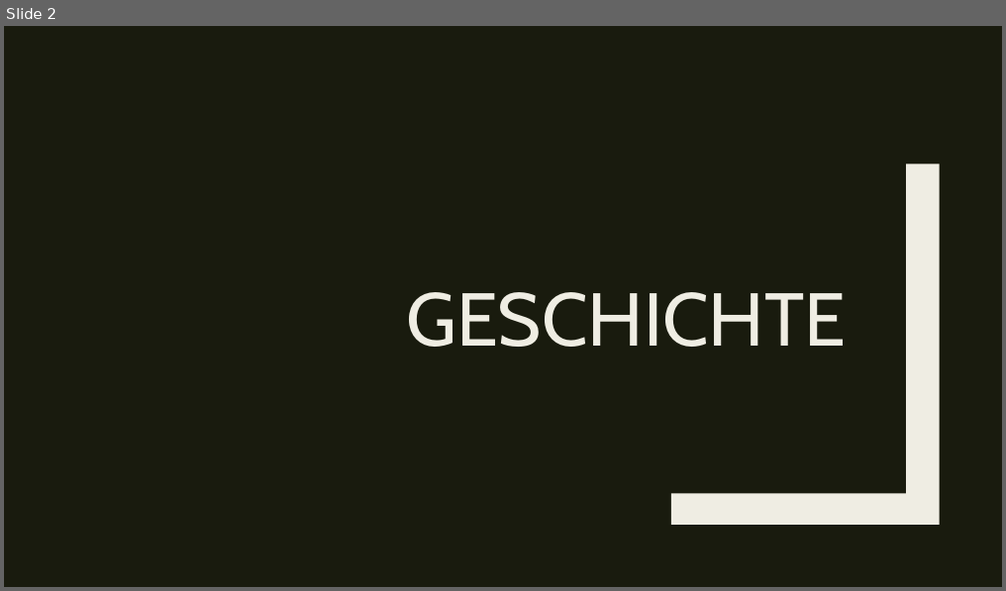
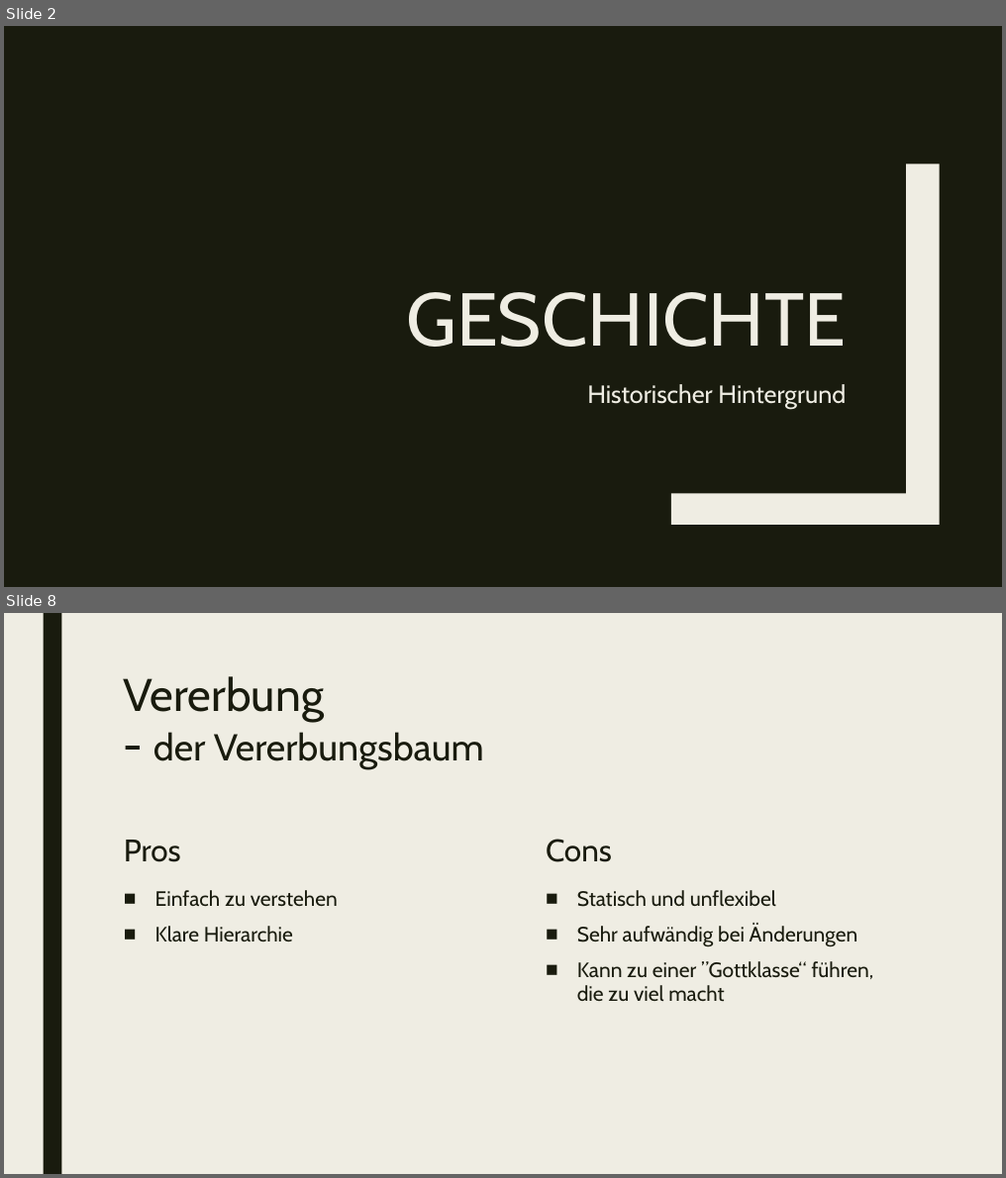
Before and after one commit to WahresDoUFi/Barcamp, a slide deck: composition_over_inheritance.pptx. Shown one above the other, each under a label of ours: slide 2 before the commit, slides 2 and 8 after it; the slides between them are not shown. The pictures are 1006x591 and 1006x1178 pixels, drawn with LibreOffice and Linux fonts; fonts in the diff are those of the drawing. Boxes give left, top, right and bottom in pixels: in the first picture for what was removed or moved away, otherwise in the second. Text is boxed around its words. In the diff, an @@ line names an element or a change of style, - is before the commit and + after.

Commit message:
add more pros and cons

```diff
--- a/composition_over_inheritance.pptx
+++ b/composition_over_inheritance.pptx
@@ slide 8 added at (x1=4, y1=613, x2=1002, y2=1174), background #EFEDE3 @@
@@ rectangle added at (x1=43, y1=613, x2=61, y2=1174), fill #191B0E @@
@@ title added at (x1=124, y1=676, x2=484, y2=769), 36 pt, text #191B0E @@
+Vererbung
+- der Vererbungsbaum
@@ text added at (x1=124, y1=840, x2=181, y2=862), 30 pt, text #191B0E @@
+Pros
@@ text added at (x1=546, y1=839, x2=612, y2=862), 30 pt, text #191B0E @@
+Cons
@@ text added at (x1=155, y1=890, x2=338, y2=942), 20 pt, text #191B0E @@
+■ Einfach zu verstehen
+■ Klare Hierarchie
@@ text added at (x1=577, y1=890, x2=874, y2=1002), 20 pt, text #191B0E @@
+■ Statisch und unflexibel
+■ Sehr aufwändig bei Änderungen
+■ Kann zu einer ”Gottklasse“ führen, die zu viel macht
@@ slide 2 changed as well @@
@@ text added at (x1=587, y1=384, x2=846, y2=409), 24 pt, text #EFEDE3 @@
+Historischer Hintergrund
```
Also in this commit, not shown: 1 other slide changed, 6 other slides added, 1 slide removed.
